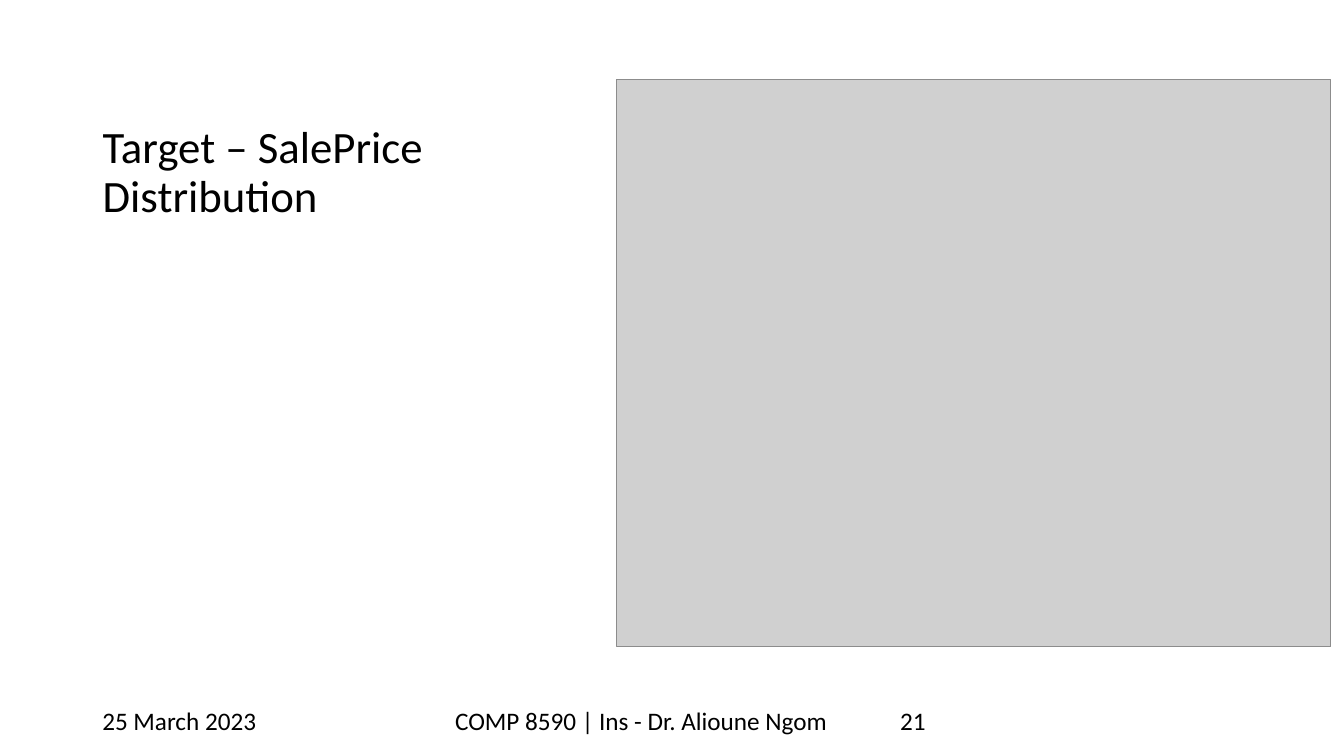
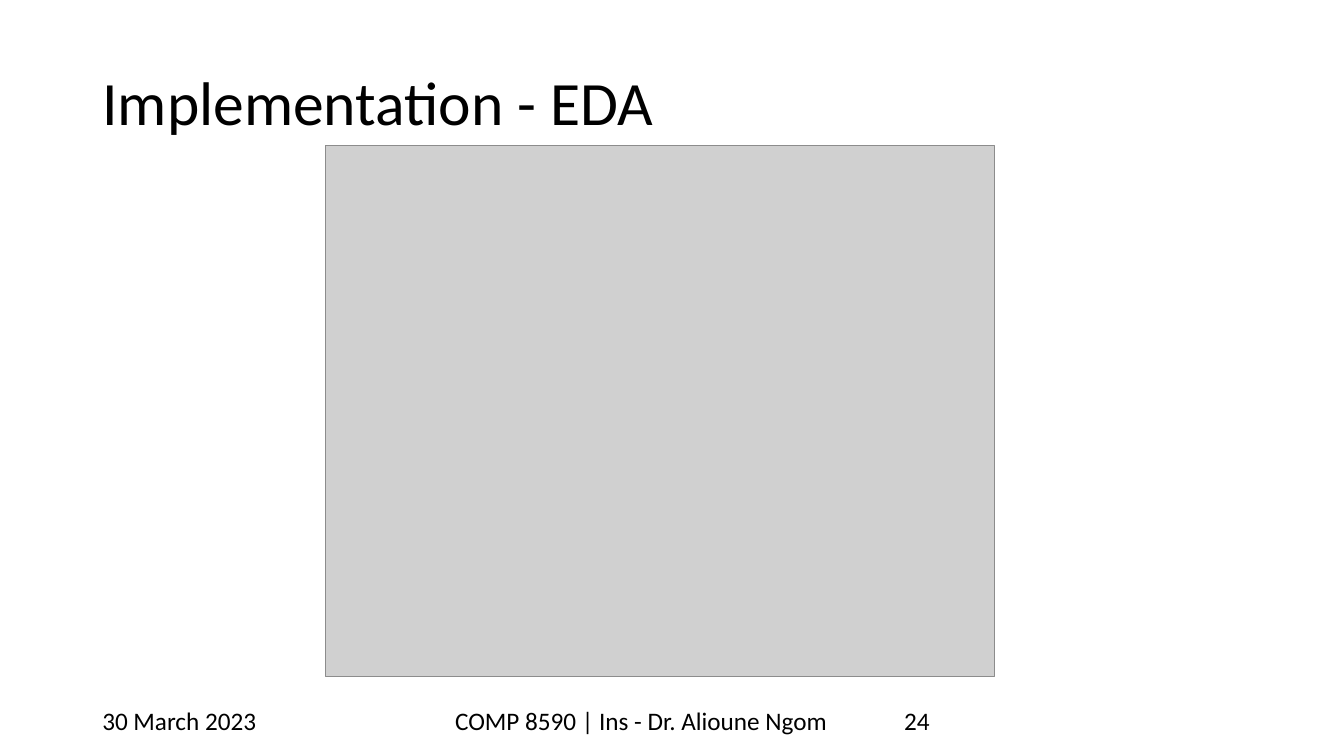
Before and after one commit to mayankkom-dev/stats_final_proj, a slide deck: slide 24 of uwindsortemp_yellowstripe_widescreen (1).pptx (slide 21 before the commit). Drawn at 1344x756 pixels with LibreOffice and Linux fonts; fonts in the diff are those of the drawing; grey boxes stand for pictures; background and template pictures are left out. Boxes give left, top, right and bottom in pixels: in the first picture for what was removed or moved away, otherwise in the second. Text is boxed around its words. In the diff, an @@ line names an element or a change of style, - is before the commit and + after.

```diff
--- a/uwindsortemp_yellowstripe_widescreen (1).pptx
+++ b/uwindsortemp_yellowstripe_widescreen (1).pptx
@@ title "Implementation - EDA" at box(102, 82, 653, 135): vertical alignment bottom to middle @@
@@ title at box(102, 82, 653, 135): text changed; size 32 to 44 pt @@
-Target – SalePrice Distribution
+Implementation - EDA
@@ picture removed at box(617, 80, 1331, 647) @@
@@ picture added at box(326, 145, 995, 677) @@
@@ text at box(102, 712, 256, 730): text changed @@
-25 March 2023
+30 March 2023
@@ page number at box(904, 713, 930, 730): text changed @@
-21
+24
```
Also in this commit, not shown: 29 other slides changed, 6 slides added, 2 slides removed.
